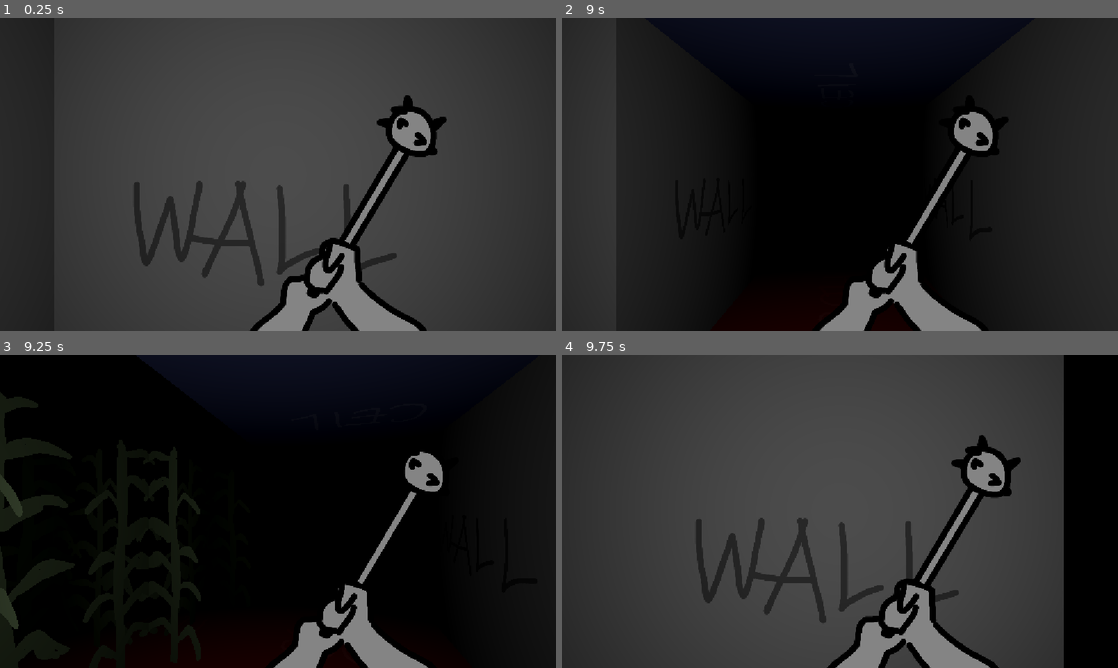
Above: before the commit, frames 1-4 (two rows, left to right).
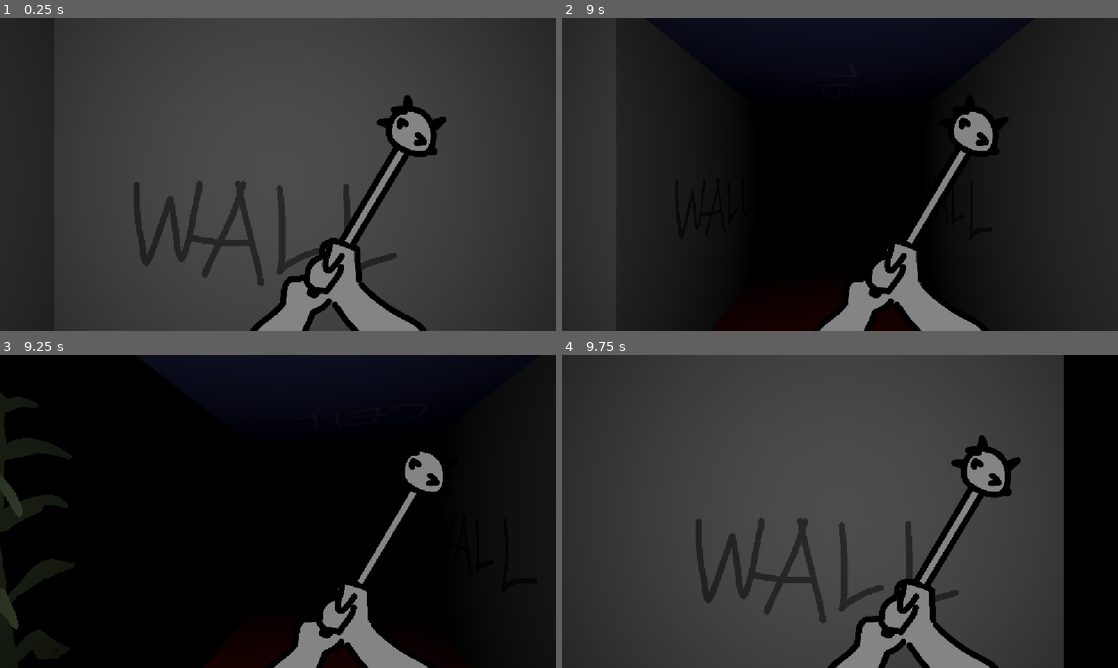
Above: after the commit, the same moments.

Repository: kerivin/dungeon-crawler
Game: Godot game, scene res://scenes/level.tscn
The game is run twice, just before and just after one commit, with the same random seed, the same clock (stepped at 60 frames per second) and the same inputs. The project has no main scene, so this scene is started directly.
Inputs:
- Up to frame 1 (0.25 s): no input
- Up to frame 2 (9 s): tap Enter at 0.5 s; hold Up (move_forward) 0.53-2.03 s; tap Space at 2 s; hold Left (turn_left) 2.03-3.53 s; hold Down (move_backward) 3.53-4.28 s; hold Right (turn_right) 4.28-5.03 s; hold Up (move_forward) 5.03-5.78 s; hold Right (turn_right) 5.78-8.03 s; hold Down (move_backward) 8.03-8.78 s; hold Left (turn_left) from 8.78 s (still down)
- Up to frame 3 (9.25 s): keep holding Left (turn_left)
- Up to frame 4 (9.75 s): release Left (turn_left) at 9.53 s; hold Up (move_forward) from 9.53 s (still down)

Frames 1-2 are identical in both runs. In frame 3, 0.6% of the frame differs, in the area x 30-37%, y 33-79%; in frame 4, nothing differs.

Commit message:
empty bg tile as -1

Diff:
--- /dev/null
+++ b/resources/empty_bg_tile.tres
@@ -0,0 +1,7 @@
+[gd_resource type="Resource" script_class="BgTileDefinition" format=3 uid="uid://bxf6vr5yjl8yf"]
+
+[ext_resource type="Script" uid="uid://cmsd7aamchffq" path="res://scripts/bg_tile_definition.gd" id="1_helg8"]
+
+[resource]
+script = ExtResource("1_helg8")
+metadata/_custom_type_script = "uid://cmsd7aamchffq"
--- a/scenes/level.tscn
+++ b/scenes/level.tscn
@@ -5,6 +5,7 @@
 [ext_resource type="Resource" uid="uid://b8puh432jeh1y" path="res://resources/tile_test.tres" id="3_ppgk2"]
 [ext_resource type="Script" uid="uid://cmsd7aamchffq" path="res://scripts/bg_tile_definition.gd" id="4_ppgk2"]
 [ext_resource type="Resource" uid="uid://bfhj4umrvgnii" path="res://resources/bg_tile_test.tres" id="5_2r41h"]
+[ext_resource type="Resource" uid="uid://bxf6vr5yjl8yf" path="res://resources/empty_bg_tile.tres" id="5_klq6b"]
 
 [sub_resource type="Environment" id="Environment_g4v7s"]
 background_mode = 1
@@ -16,7 +17,7 @@
 [node name="LevelGenerator" type="Node3D" parent="." unique_id=1425324745]
 script = ExtResource("1_2q6dc")
 tile_definitions = Array[ExtResource("2_ppgk2")]([ExtResource("3_ppgk2")])
-bg_tile_definitions = Array[ExtResource("4_ppgk2")]([ExtResource("5_2r41h")])
+bg_tile_definitions = Array[ExtResource("4_ppgk2")]([ExtResource("5_klq6b"), ExtResource("5_2r41h")])
 
 [node name="WorldEnvironment" type="WorldEnvironment" parent="." unique_id=1888155958]
 environment = SubResource("Environment_g4v7s")
--- a/scripts/player.gd
+++ b/scripts/player.gd
@@ -2,7 +2,7 @@
 
 var grid_position: Vector2i = Vector2i.ZERO
 var cell_size: float = 2.0
-var map_node: Node            # reference to the game node that has is_walkable()
+var map_node: Node
 
 # Direction index: 0=north (-Z), 1=west (+X), 2=south (+Z), 3=east (-X)
 var direction: int = 0
Not shown, changed: maps/map.txt
